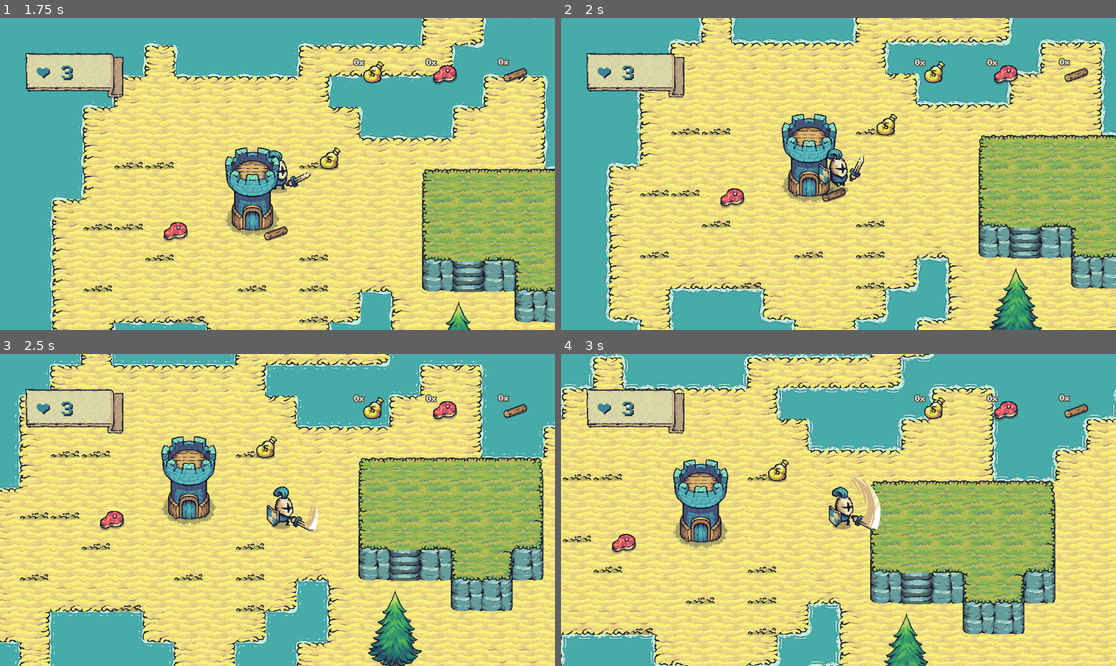
Above: before the commit, frames 1-4 (two rows, left to right).
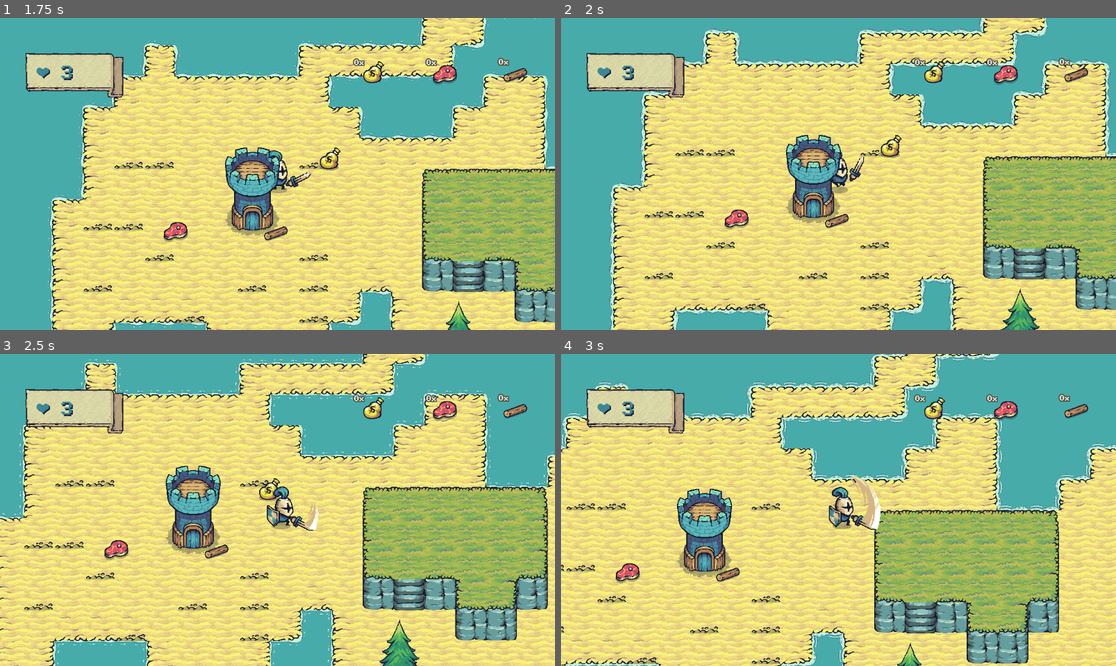
Above: after the commit, the same moments.

Repository: fenath/tower-guard
Game: Godot game, scene res://scenes/main.tscn
Two runs of this game, one before a commit and one after it. Both use one fixed random seed, a clock stepped at 60 frames per second and the inputs below.
Inputs:
- Up to frame 1 (1.75 s): hold Right (ui_right) 0.53-1.28 s; hold Z (attack) 0.53-1.28 s; hold Down (ui_down) from 1.28 s (still down); tap Z (attack) at 1.35 s
- Up to frame 2 (2 s): keep holding Down (ui_down)
- Up to frame 3 (2.5 s): release Down (ui_down) at 2.03 s; hold Right (ui_right) from 2.03 s (still down); hold Z (attack) from 2.03 s (still down)
- Up to frame 4 (3 s): release Right (ui_right) at 2.78 s; release Z (attack) at 2.78 s; hold Up (ui_up) from 2.78 s (still down); tap Z (attack) at 2.85 s

Frame 1 is identical in both runs. In frame 2, 46% of the frame differs, in the area x 7-100%, y 0-100%; in frame 3, 50%, in the area x 0-100%, y 0-100%; in frame 4, 49%.

Commit message:
add physics to tree

Diff:
--- a/prefabs/tree.tscn
+++ b/prefabs/tree.tscn
@@ -3,9 +3,6 @@
 [ext_resource type="Texture2D" uid="uid://dfhun0rxuho42" path="res://assets/Resources/Trees/Tree.png" id="1_ev32q"]
 [ext_resource type="Script" path="res://scripts/tree.gd" id="1_r4wqh"]
 [ext_resource type="Script" path="res://scripts/health_component.gd" id="3_536mh"]
-
-[sub_resource type="RectangleShape2D" id="RectangleShape2D_onxyc"]
-size = Vector2(25, 56)
 
 [sub_resource type="AtlasTexture" id="AtlasTexture_aja1u"]
 atlas = ExtResource("1_ev32q")
@@ -74,12 +71,12 @@
 "speed": 10.0
 }]
 
-[node name="Tree" type="Area2D"]
+[sub_resource type="RectangleShape2D" id="RectangleShape2D_onxyc"]
+size = Vector2(25, 40)
+
+[node name="Tree" type="StaticBody2D"]
+collision_mask = 3
 script = ExtResource("1_r4wqh")
-
-[node name="CollisionShape2D" type="CollisionShape2D" parent="."]
-position = Vector2(1.5, 46)
-shape = SubResource("RectangleShape2D_onxyc")
 
 [node name="Sprite" type="AnimatedSprite2D" parent="."]
 sprite_frames = SubResource("SpriteFrames_7dcf2")
@@ -88,4 +85,6 @@
 [node name="HealthComponent" type="Node2D" parent="."]
 script = ExtResource("3_536mh")
 
-[connection signal="animation_changed" from="Sprite" to="." method="_on_sprite_animation_changed"]
+[node name="CollisionShape2D" type="CollisionShape2D" parent="."]
+position = Vector2(1.5, 54)
+shape = SubResource("RectangleShape2D_onxyc")
--- a/scenes/tiles.tres
+++ b/scenes/tiles.tres
@@ -309,58 +309,58 @@
 8:3/0/navigation_layer_0/polygon = SubResource("NavigationPolygon_qscxs")
 9:3/0 = 0
 
-[sub_resource type="NavigationPolygon" id="NavigationPolygon_6sj7s"]
-vertices = PackedVector2Array(32, 22.5, -32, 24, -32, -25, 32, -26.5)
-polygons = Array[PackedInt32Array]([PackedInt32Array(0, 1, 2, 3)])
-outlines = Array[PackedVector2Array]([PackedVector2Array(32, 22.5, -32, 24, -32, -25, 32, -26.5)])
-agent_radius = 0.0
-
-[sub_resource type="NavigationPolygon" id="NavigationPolygon_iwtao"]
-vertices = PackedVector2Array(24.5, -25, 24, 32, -25, 32, -26.5, -26.5)
-polygons = Array[PackedInt32Array]([PackedInt32Array(0, 1, 2, 3)])
-outlines = Array[PackedVector2Array]([PackedVector2Array(24.5, -25, 24, 32, -25, 32, -26.5, -26.5)])
-agent_radius = 0.0
-
-[sub_resource type="NavigationPolygon" id="NavigationPolygon_xbr3n"]
-vertices = PackedVector2Array(24, 32, -25, 32, -26.5, -32, 24, -32)
-polygons = Array[PackedInt32Array]([PackedInt32Array(0, 1, 2, 3)])
-outlines = Array[PackedVector2Array]([PackedVector2Array(24, -32, 24, 32, -25, 32, -26.5, -32)])
-agent_radius = 0.0
-
-[sub_resource type="NavigationPolygon" id="NavigationPolygon_frhug"]
-vertices = PackedVector2Array(24, 32, -25, 32, -26.5, -32, 22.5, -32)
-polygons = Array[PackedInt32Array]([PackedInt32Array(0, 1, 2, 3)])
-outlines = Array[PackedVector2Array]([PackedVector2Array(22.5, -32, 24, 32, -25, 32, -26.5, -32)])
-agent_radius = 0.0
-
-[sub_resource type="NavigationPolygon" id="NavigationPolygon_8ek8o"]
-vertices = PackedVector2Array(32, 20, -32, 21, -32, -24, 32, -24)
-polygons = Array[PackedInt32Array]([PackedInt32Array(0, 1, 2, 3)])
-outlines = Array[PackedVector2Array]([PackedVector2Array(-32, -24, 32, -24, 32, 20, -32, 21)])
-agent_radius = 0.0
-
-[sub_resource type="NavigationPolygon" id="NavigationPolygon_l70ol"]
-vertices = PackedVector2Array(32, 22.5, -32, 24, -32, -25, 32, -26.5)
-polygons = Array[PackedInt32Array]([PackedInt32Array(0, 1, 2, 3)])
-outlines = Array[PackedVector2Array]([PackedVector2Array(32, 22.5, -32, 24, -32, -25, 32, -26.5)])
+[sub_resource type="NavigationPolygon" id="NavigationPolygon_nodcg"]
+vertices = PackedVector2Array(32, 32, -32, 32, -32, -32, 32, -32)
+polygons = Array[PackedInt32Array]([PackedInt32Array(0, 1, 2, 3)])
+outlines = Array[PackedVector2Array]([PackedVector2Array(-32, -32, 32, -32, 32, 32, -32, 32)])
+agent_radius = 0.0
+
+[sub_resource type="NavigationPolygon" id="NavigationPolygon_46jiw"]
+vertices = PackedVector2Array(32, 32, -32, 32, -32, -32, 32, -32)
+polygons = Array[PackedInt32Array]([PackedInt32Array(0, 1, 2, 3)])
+outlines = Array[PackedVector2Array]([PackedVector2Array(-32, -32, 32, -32, 32, 32, -32, 32)])
+agent_radius = 0.0
+
+[sub_resource type="NavigationPolygon" id="NavigationPolygon_twy0n"]
+vertices = PackedVector2Array(32, 32, -32, 32, -32, -32, 32, -32)
+polygons = Array[PackedInt32Array]([PackedInt32Array(0, 1, 2, 3)])
+outlines = Array[PackedVector2Array]([PackedVector2Array(-32, -32, 32, -32, 32, 32, -32, 32)])
+agent_radius = 0.0
+
+[sub_resource type="NavigationPolygon" id="NavigationPolygon_upo4o"]
+vertices = PackedVector2Array(32, 32, -32, 32, -32, -32, 32, -32)
+polygons = Array[PackedInt32Array]([PackedInt32Array(0, 1, 2, 3)])
+outlines = Array[PackedVector2Array]([PackedVector2Array(-32, -32, 32, -32, 32, 32, -32, 32)])
+agent_radius = 0.0
+
+[sub_resource type="NavigationPolygon" id="NavigationPolygon_nbum5"]
+vertices = PackedVector2Array(32, 32, -32, 32, -32, -32, 32, -32)
+polygons = Array[PackedInt32Array]([PackedInt32Array(0, 1, 2, 3)])
+outlines = Array[PackedVector2Array]([PackedVector2Array(-32, -32, 32, -32, 32, 32, -32, 32)])
+agent_radius = 0.0
+
+[sub_resource type="NavigationPolygon" id="NavigationPolygon_4g5hr"]
+vertices = PackedVector2Array(32, 32, -32, 32, -32, -32, 32, -32)
+polygons = Array[PackedInt32Array]([PackedInt32Array(0, 1, 2, 3)])
+outlines = Array[PackedVector2Array]([PackedVector2Array(-32, -32, 32, -32, 32, 32, -32, 32)])
 agent_radius = 0.0
 
 [sub_resource type="TileSetAtlasSource" id="TileSetAtlasSource_sedkd"]
 texture = ExtResource("2_3kb53")
 texture_region_size = Vector2i(64, 64)
 0:0/0 = 0
-0:0/0/navigation_layer_0/polygon = SubResource("NavigationPolygon_6sj7s")
+0:0/0/navigation_layer_0/polygon = SubResource("NavigationPolygon_nodcg")
 1:0/0 = 0
-1:0/0/navigation_layer_0/polygon = SubResource("NavigationPolygon_8ek8o")
+1:0/0/navigation_layer_0/polygon = SubResource("NavigationPolygon_nbum5")
 2:0/0 = 0
-2:0/0/navigation_layer_0/polygon = SubResource("NavigationPolygon_l70ol")
+2:0/0/navigation_layer_0/polygon = SubResource("NavigationPolygon_4g5hr")
 2:1/0 = 0
 0:3/0 = 0
-0:3/0/navigation_layer_0/polygon = SubResource("NavigationPolygon_frhug")
+0:3/0/navigation_layer_0/polygon = SubResource("NavigationPolygon_upo4o")
 0:2/0 = 0
-0:2/0/navigation_layer_0/polygon = SubResource("NavigationPolygon_xbr3n")
+0:2/0/navigation_layer_0/polygon = SubResource("NavigationPolygon_twy0n")
 0:1/0 = 0
-0:1/0/navigation_layer_0/polygon = SubResource("NavigationPolygon_iwtao")
+0:1/0/navigation_layer_0/polygon = SubResource("NavigationPolygon_46jiw")
 1:1/0 = 0
 1:2/0 = 0
 
--- a/scenes/tiles.tscn
+++ b/scenes/tiles.tscn
@@ -364,7 +364,6 @@
 tile_set = SubResource("TileSet_2dh4y")
 
 [node name="navigation_layer" type="TileMapLayer" parent="."]
-visible = false
 tile_map_data = PackedByteArray("AAAJAAwAAAAGAAEAAAAJAA0AAAAGAAEAAAAJAA4AAAAGAAEAAAAJAA8AAAAHAAIAAAAKAAkAAAAGAAEAAAAKAA …(14288 unchanged characters)…
 tile_set = ExtResource("5_v0cqx")
 
--- a/scripts/character_body_2d.gd
+++ b/scripts/character_body_2d.gd
@@ -39,7 +39,7 @@
 func deal_damage() -> void:
 	await get_tree().create_timer(0.2).timeout
 
-	var colliders = attack_area.get_overlapping_areas()
+	var colliders = attack_area.get_overlapping_bodies()
 
 	for i in colliders:
 		if i.has_method('damage'):
@@ -85,5 +85,6 @@
 
 	var target_velocity = direction * SPEED
 	_velocity += (target_velocity - _velocity) * friction
-	self.position += delta * _velocity
+	self.velocity = _velocity
+	#self.position += delta * _velocity
 	move_and_slide()
--- a/scripts/tree.gd
+++ b/scripts/tree.gd
@@ -1,4 +1,4 @@
-extends Area2D
+class_name TreeObject extends StaticBody2D
 
 
 const MIN_DROP: int = 2
